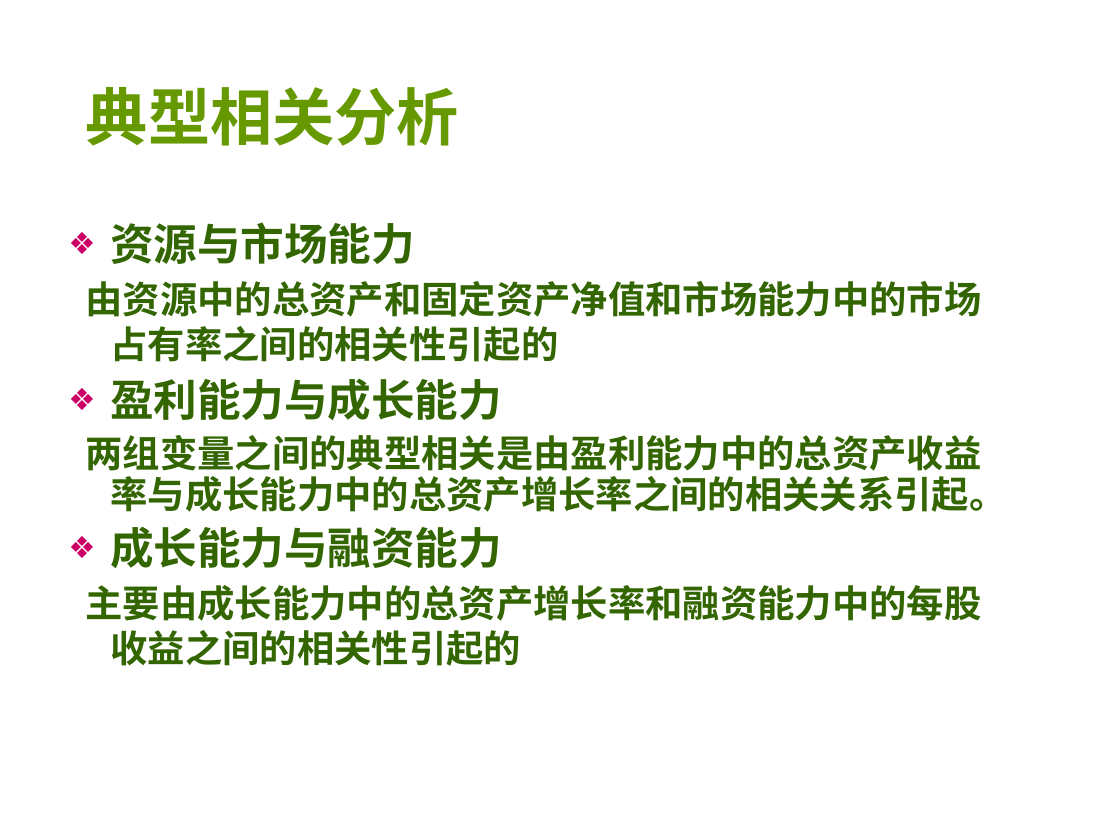
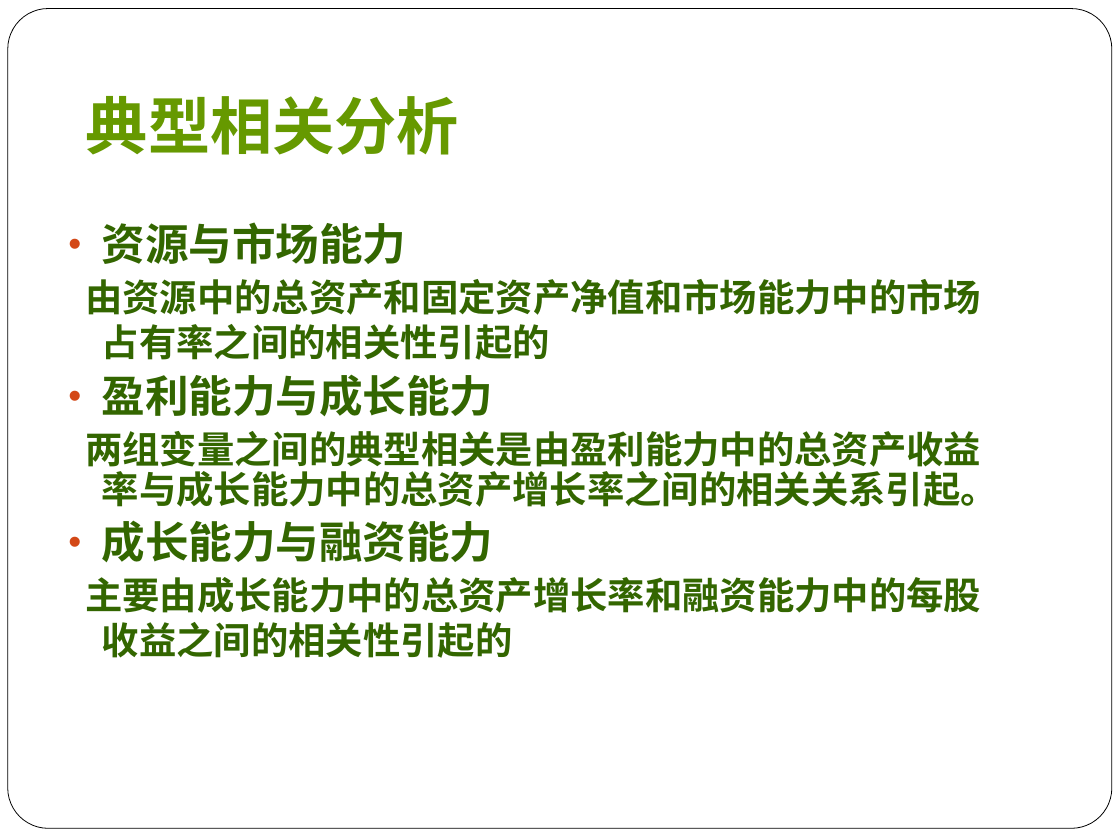
Before and after one commit to alexktchen/goldtradetest, a slide deck: slide 15 of backup/姐姐的毕业设计/答辩PPT参考.ppt (slide 9 before the commit). Drawn at 1120x840 pixels with LibreOffice and Linux fonts; fonts in the diff are those of the drawing; background and template pictures are left out. Boxes give left, top, right and bottom in pixels: in the first picture for what was removed or moved away, otherwise in the second. Text is boxed around its words. In the diff, an @@ line names an element or a change of style, - is before the commit and + after.

```diff
--- a/backup/姐姐的毕业设计/答辩PPT参考.ppt
+++ b/backup/姐姐的毕业设计/答辩PPT参考.ppt
@@ rounded rectangle added at (8, 9, 1112, 829), fill #FFFFFF, outline #000000 0.51 pt @@
@@ title "典型相关分析" at (86, 96, 459, 155): font Arial to Lato; vertical alignment middle to bottom @@
@@ text "资源与市场能力" at (85, 222, 998, 658): bullet ❖ to •; less space between paragraphs; bullet colour #CC0066 to #D34817; indent changed @@
```
Also in this commit, not shown: 11 other slides changed, 9 slides added, 3 slides removed.
